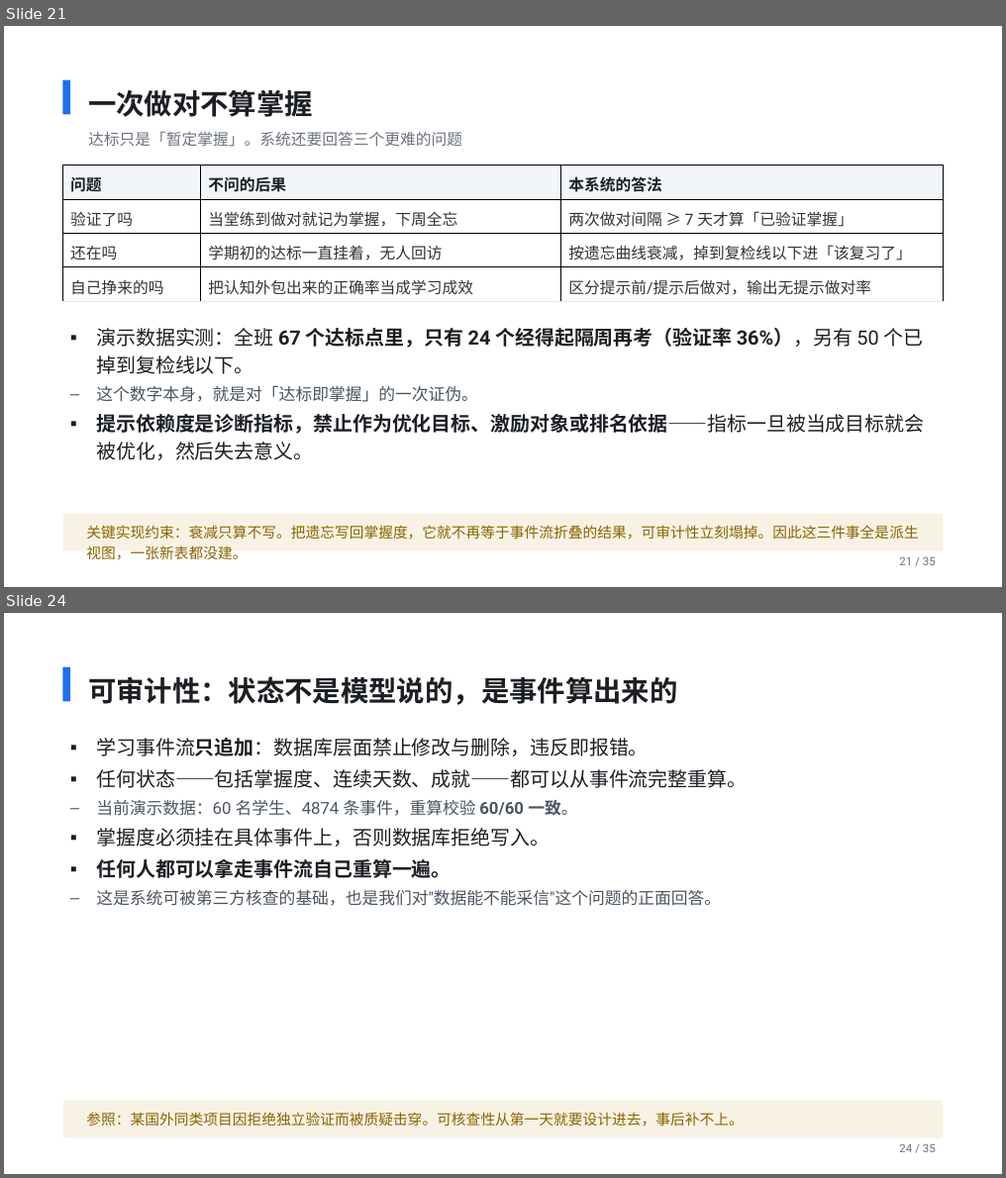
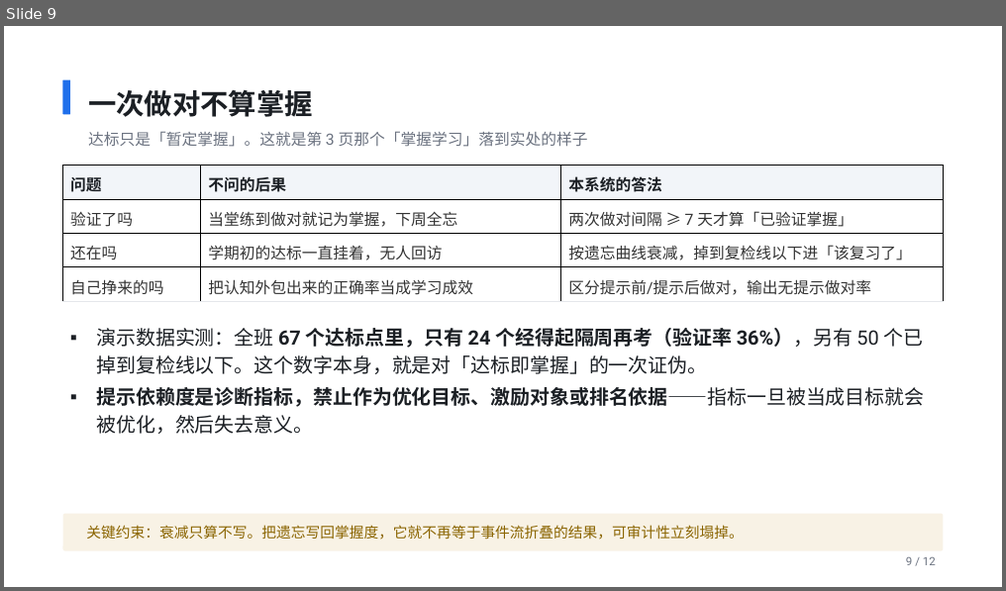
Before and after one commit to codesoldier99/AI_EDU, a slide deck: docs/slides/院长实验班AI教学系统_汇报.pptx. Shown one above the other, each under a label of ours: slides 21 and 24 before the commit, slide 9 after it; the slides between them are not shown. The pictures are 1006x1178 and 1006x591 pixels, drawn with LibreOffice and Linux fonts; fonts in the diff are those of the drawing. Boxes give left, top, right and bottom in pixels: in the first picture for what was removed or moved away, otherwise in the second. Text is boxed around its words. In the diff, an @@ line names an element or a change of style, - is before the commit and + after.

```diff
--- a/docs/slides/院长实验班AI教学系统_汇报.pptx
+++ b/docs/slides/院长实验班AI教学系统_汇报.pptx
@@ slide 24 removed at [4, 613, 1002, 1174], background #FFFFFF @@
@@ rounded rectangle removed at [63, 666, 70, 701] @@
@@ text removed at [88, 676, 677, 705] @@
-可审计性：状态不是模型说的，是事件算出来的
@@ text removed at [96, 738, 746, 906] @@
-▪ 学习事件流只追加：数据库层面禁止修改与删除，违反即报错。
-▪ 任何状态——包括掌握度、连续天数、成就——都可以从事件流完整重算。
-  – 当前演示数据：60 名学生、4874 条事件，重算校验 60/60 一致。
-▪ 掌握度必须挂在具体事件上，否则数据库拒绝写入。
-▪ 任何人都可以拿走事件流自己重算一遍。
-  – 这是系统可被第三方核查的基础，也是我们对"数据能不能采信"这个问题的正面回答。
@@ rounded rectangle removed at [63, 1101, 944, 1139] @@
@@ text removed at [86, 1112, 743, 1127] @@
-参照：某国外同类项目因拒绝独立验证而被质疑击穿。可核查性从第一天就要设计进去，事后补不上。
@@ text removed at [899, 1144, 936, 1153] @@
-24 / 35
@@ what was slide 21 is now slide 9 @@
@@ slide 9 changed as well @@
@@ text at [88, 131, 588, 147]: text changed @@
-达标只是「暂定掌握」。系统还要回答三个更难的问题
+达标只是「暂定掌握」。这就是第 3 页那个「掌握学习」落到实处的样子
@@ text at [96, 328, 924, 374]: text changed @@
-▪ 演示数据实测：全班 67 个达标点里，只有 24 个经得起隔周再考（验证率 36%），另有 50 个已掉到复检线以下。
-  – 这个数字本身，就是对「达标即掌握」的一次证伪。
+▪ 演示数据实测：全班 67 个达标点里，只有 24 个经得起隔周再考（验证率 36%），另有 50 个已掉到复检线以下。这个数字本身，就是对「达标即掌握」的一次证伪。
@@ text at [86, 525, 743, 540]: text changed @@
-关键实现约束：衰减只算不写。把遗忘写回掌握度，它就不再等于事件流折叠的结果，可审计性立刻塌掉。因此这三件事全是派生视图，一张新表都没建。
+关键约束：衰减只算不写。把遗忘写回掌握度，它就不再等于事件流折叠的结果，可审计性立刻塌掉。
@@ text at [906, 557, 936, 566]: text changed @@
-21 / 35
+9 / 12
```
Also in this commit, not shown: 10 other slides changed, 1 slide added, 23 other slides removed, 8 other files.
